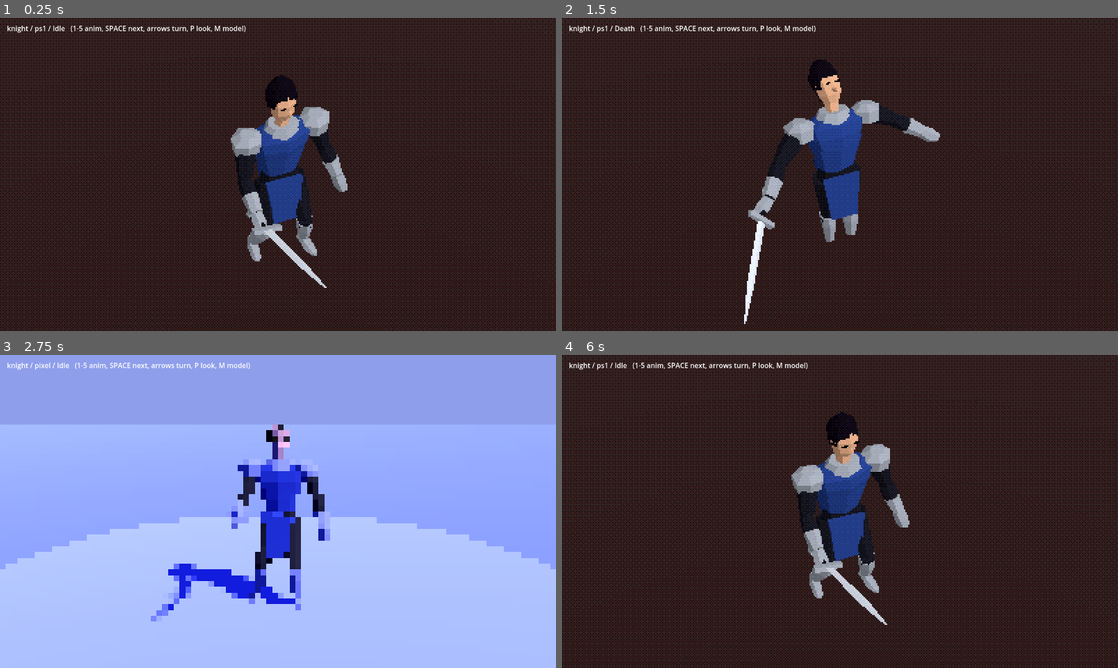
Above: before the commit, frames 1-4 (two rows, left to right).
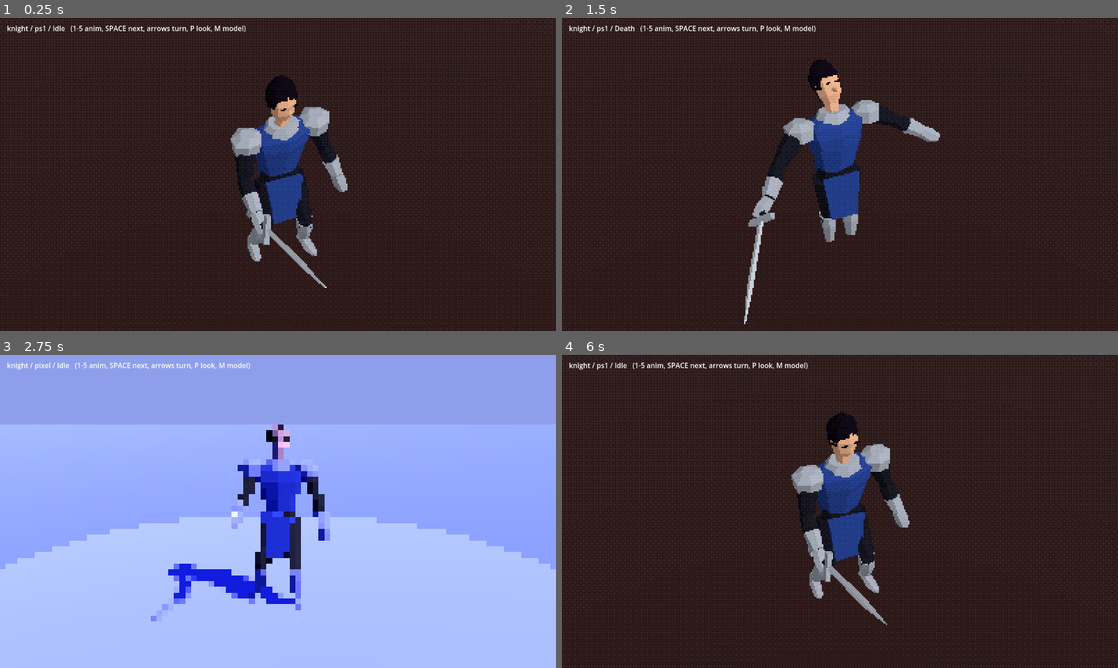
Above: after the commit, the same moments.

Repository: alxcheng/crimson-red-godot3d
Game: Godot game, scene res://main.tscn
The game is run twice, just before and just after one commit, with the same random seed, the same clock (stepped at 60 frames per second) and the same inputs.
Inputs:
- Up to frame 1 (0.25 s): no input
- Up to frame 2 (1.5 s): tap Enter at 0.5 s; hold Right 0.53-1.28 s; tap 1 at 0.6 s; tap Space at 0.77 s; hold Left from 1.28 s (still down); tap 5 at 1.35 s
- Up to frame 3 (2.75 s): tap Space at 1.52 s; release Left at 2.03 s; hold Right from 2.03 s (still down); tap P at 2.1 s
- Up to frame 4 (6 s): tap M at 2.85, 5.85 s; tap Space at 3.02, 3.77, 4.52 s; release Right at 3.53 s; hold Left 3.53-5.78 s; tap 1 at 3.6 s; tap 5 at 4.35 s; tap P at 5.1 s; hold Right from 5.78 s (still down)

The runs differ from the first frame. In frame 1, 0.4% of the frame differs, in the area x 44-59%, y 61-87%; in frame 2, 0.5%, in the area x 32-39%, y 53-98%; in frame 3, 0.2%; in frame 4, 0.5%.

Commit message:
Turn sword blade 90 degrees around the grip

Diff:
--- a/godot/main.gd
+++ b/godot/main.gd
@@ -157,6 +157,7 @@
 		attach.add_child(sword)
 		sword.position = HAND_OFFSET
 		sword.rotation_degrees = SWORD_ROTATION
+		sword.rotate_object_local(Vector3.UP, deg_to_rad(90.0)) # Director: turn the blade 90 degrees around its grip.
 
 
 func _apply_look() -> void:
Not shown, changed: blender/knight.blend
